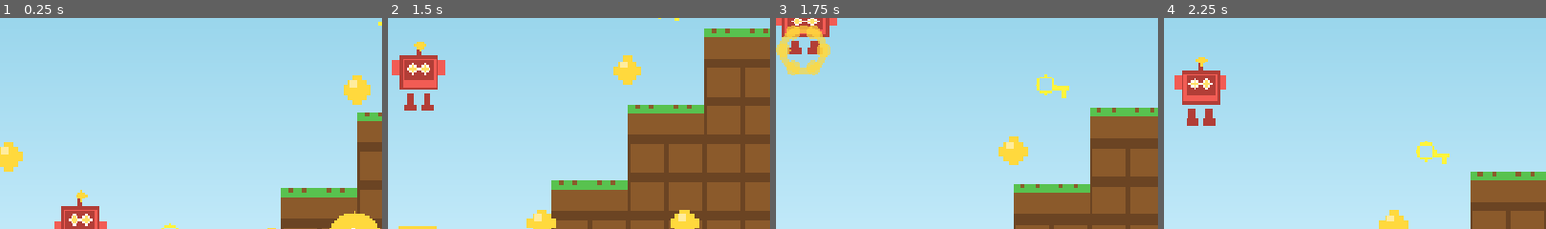
Above: before the commit, frames 1-4 (left to right).
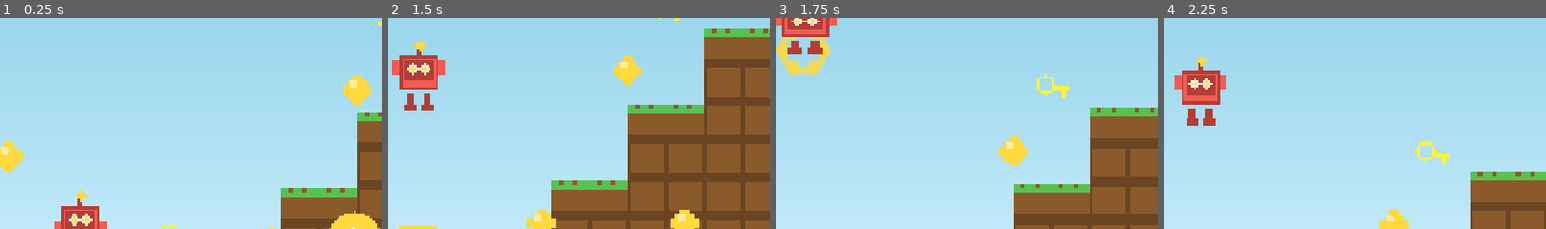
Above: after the commit, the same moments.

Repository: mansyar/chunky-platformer
Game: Godot game, scene res://src/levels/playground.tscn
Two runs of this game, one before a commit and one after it. Both use one fixed random seed, a clock stepped at 60 frames per second and the inputs below.
Inputs (mouse positions are % of the whole screen's width and height, from its top left):
- Up to frame 1 (0.25 s): no input
- Up to frame 2 (1.5 s): tap Enter at 0.5 s; move the mouse to (72, 44) at 0.52 s; hold Right (move_right) 0.53-1.25 s; click (72, 44) at 0.67 s; tap Space (jump) at 0.77 s; drag from (30, 54) to (52, 89) at 1.27 s
- Up to frame 3 (1.75 s): no input
- Up to frame 4 (2.25 s): move the mouse to (60, 27) at 2.02 s; hold Right (move_right) from 2.03 s (still down)
The pictures show only the part of the screen within x 46-96%, y 34-84%; the shares and areas given below are measured in that part.

Frames 1-2 are identical in both runs. In frame 3, 0.5% of the frame differs, in the area x 2-13%, y 3-18%; in frame 4, nothing differs.

Commit message:
fix(levels): Draw Robo in front of the level so the door cannot hide him

Diff:
--- a/src/levels/area_builder.gd
+++ b/src/levels/area_builder.gd
@@ -13,6 +13,7 @@
 const CAMERA_ZOOM := 4.0
 const TILE := 16
 const ROBOT_HALF_HEIGHT := 14.0  # collider half-height (slim 28px box)
+const ROBOT_Z_INDEX := 10  # the player always paints above level geometry
 const SCREEN := Vector2(1280, 720)
 
 ## Handles to the parts a caller needs to wire up (gems, transitions, hints).
@@ -229,6 +230,12 @@
 	var robo := Robot.new()
 	robo.name = "Robo"
 	robo.position = _layout.robot_spawn
+	# Siblings paint in tree order, and the door and keys are built after the
+	# robot - so without an explicit z-index the door would cover Robo at the
+	# exact moment a child walks into the doorway. z_index rather than
+	# move_child(): the player should be on top of the level wherever it sits
+	# in the tree, not only because it happens to be added last.
+	robo.z_index = ROBOT_Z_INDEX
 	world.add_child(robo)
 	return robo
 
--- a/tests/test_goal_integration.gd
+++ b/tests/test_goal_integration.gd
@@ -71,6 +71,23 @@
 	)
 
 
+func test_robo_always_draws_in_front_of_the_level() -> void:
+	# A door is 32x48 and Robo is 32x32, so walking into the doorway makes them
+	# overlap. Siblings paint in tree order, and the door is built after the
+	# robot, so without an explicit z-index the door would cover Robo at the
+	# exact moment the player is most interested in him.
+	var level := _open_level()
+	var robot := level.find_child("Robo", true, false) as Node2D
+	for other: Node2D in [
+		_door(level), _keys(level)[0] as Node2D, level.find_child("World", true, false)
+	]:
+		assert_gt(
+			robot.z_index,
+			other.z_index,
+			"Robo must paint above the door, the keys and the terrain."
+		)
+
+
 func _take_a_key(level: Node, index: int) -> void:
 	var key := _keys(level)[index] as Key
 	key.take()
